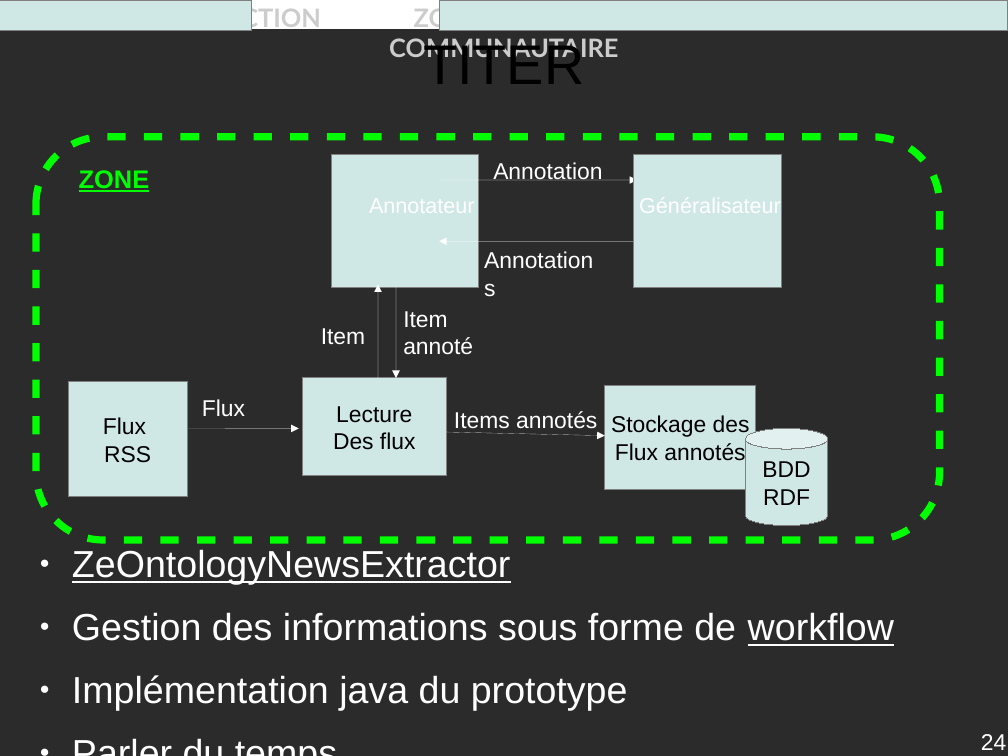
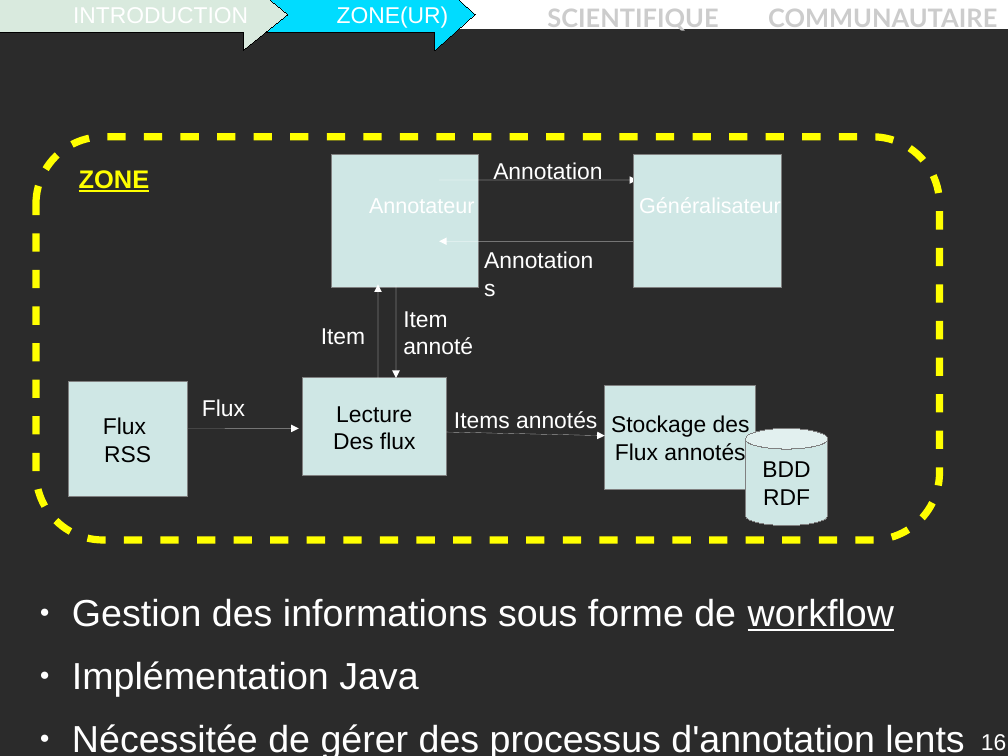
Before and after one commit to descl/ZONE, a slide deck: slide 16 of Rapport/presentation.odp (slide 24 before the commit). Drawn at 1008x756 pixels with LibreOffice and Linux fonts; fonts in the diff are those of the drawing; background and template pictures are left out; a plain dark background stands for a picture behind light text. Boxes give left, top, right and bottom in pixels: in the first picture for what was removed or moved away, otherwise in the second. Text is boxed around its words. In the diff, an @@ line names an element or a change of style, - is before the commit and + after.

```diff
--- a/Rapport/presentation.odp
+++ b/Rapport/presentation.odp
@@ text "INTRODUCTION ZONE(UR) SCIENTIFIQUE COMMUNAUTAIRE" rewrapped from <box>124,5,796,63</box> to <box>299,6,997,32</box> @@
@@ rectangle removed at <box>0,0,252,30</box> @@
@@ right arrow added at <box>0,0,288,50</box>, fill #D9EADE, outline #000000 0 pt, 18 pt, text #FFFFFF @@
+INTRODUCTION
@@ right arrow added at <box>191,0,476,50</box>, fill #00DCFF, outline #000000 0 pt, 18 pt, text #FFFFFF @@
+ZONE(UR)
@@ rectangle removed at <box>439,0,1008,30</box> @@
@@ title removed at <box>423,40,584,84</box> @@
-TITER
@@ rounded rectangle at <box>36,137,939,541</box>: outline #00FF00 5.67 pt to #FFFF00 5.67 pt @@
@@ text "ZONE" at <box>79,170,150,192</box>: text colour #00FF00 to #FFFF00 @@
@@ text "Gestion des informations sous forme ...": place and size @@
-text "Gestion des informations sous forme ..." at <box>72,549,894,711</box>
+text "Gestion des informations sous forme ..." at <box>72,598,964,756</box>
@@ text at <box>72,549,510,585</box>: paragraph removed @@
-● ZeOntologyNewsExtractor
@@ text at <box>72,661,964,756</box>: text changed @@
-● Implémentation java du prototype
-● Parler du temps
+● Implémentation Java
+● Nécessitée de gérer des processus d'annotation lents
@@ page number at <box>981,734,1006,750</box>: text changed @@
-24
+16
```
Also in this commit, not shown: 27 other slides changed, 8 slides added, 20 slides removed.
